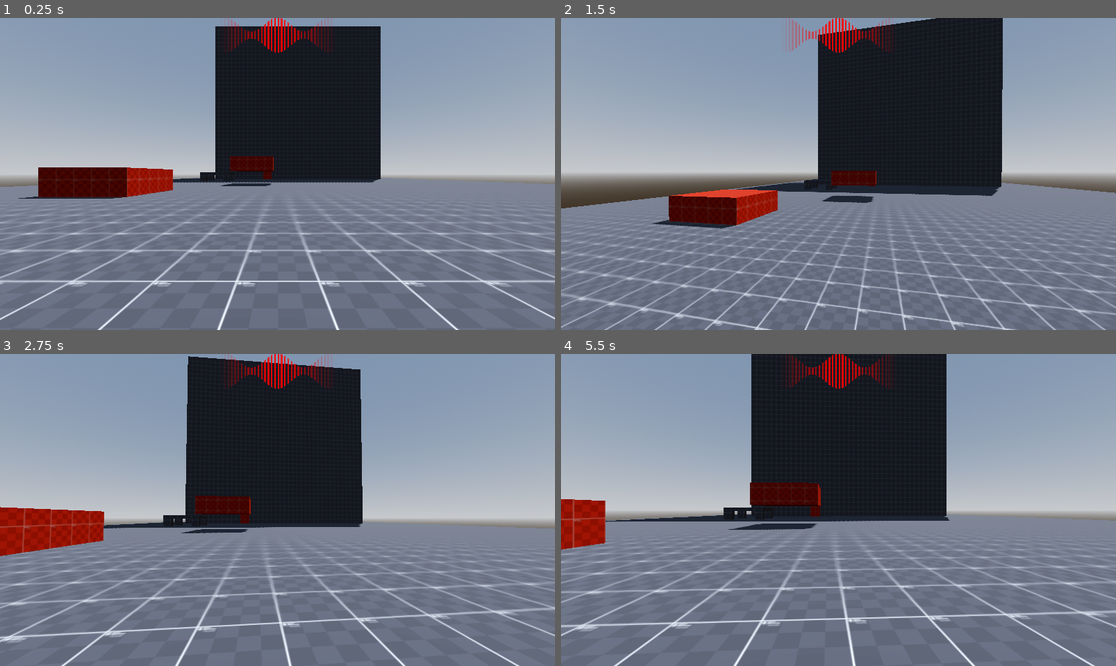
Above: before the commit, frames 1-4 (two rows, left to right).
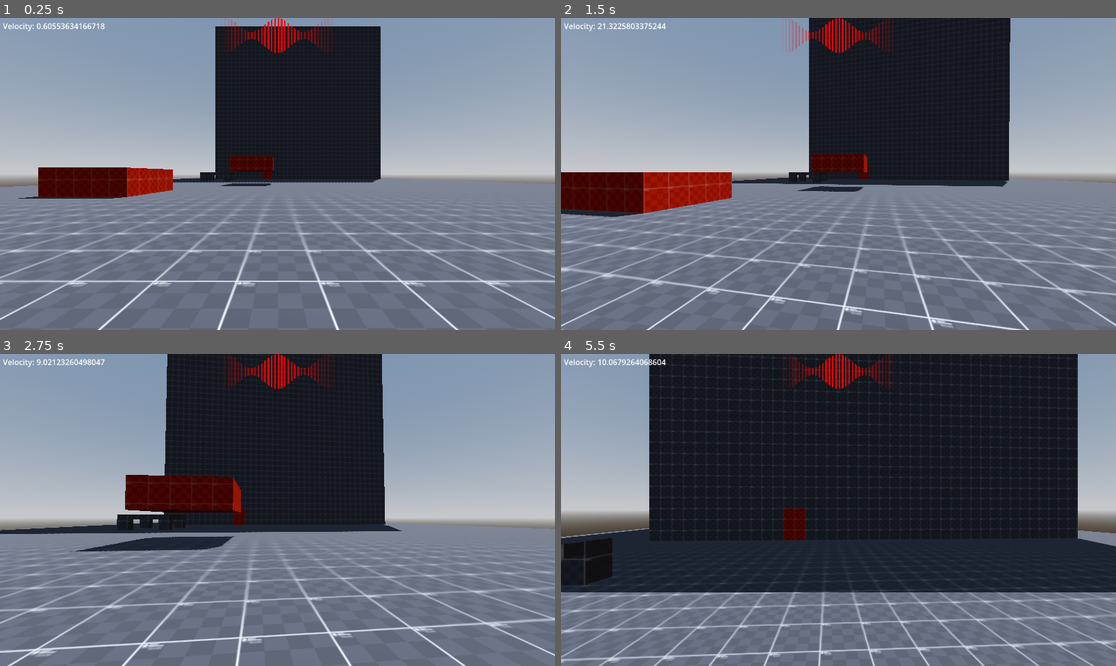
Above: after the commit, the same moments.

Repository: WasteIy/GameOff2025
Game: Godot game, scene res://Scenes/Levels/test_level.tscn
Same seed, same stepped clock (60 frames per second), same inputs: the game is played once before the commit and once after it.
Inputs (mouse positions are in pixels of both pictures, inside the frame that each line leads up to):
- Up to frame 1 (0.25 s): no input
- Up to frame 2 (1.5 s): tap Enter at 0.5 s; move the mouse to (866, 174) at 0.52 s; hold W (move_forward) from 0.53 s (still down); tap Space (jump) at 0.6, 0.77, 1.07, 1.35 s; click (866, 174) at 0.67 s; move the mouse to (810, 174) at 1.27 s
- Up to frame 3 (2.75 s): keep holding W (move_forward); tap Space (jump) at 1.52, 1.82, 2.1 s; move the mouse to (288, 503) at 2.02 s
- Up to frame 4 (5.5 s): keep holding W (move_forward); move the mouse to (832, 516) at 2.77 s; tap Space (jump) at 2.85, 3.02, 3.32, 3.6, 3.77, 4.07, 4.35, 4.52, 4.82, 5.1 s; click (832, 516) at 2.92 s; move the mouse to (877, 513) at 3.52 s; move the mouse to (794, 506) at 4.27 s; move the mouse to (844, 510) at 5.02 s; click (844, 510) at 5.17 s

The runs differ from the first frame. In frame 1, 0.2% of the frame differs, in the area x 0-59%, y 0-12%; in frame 2, 17%; in frame 3, 19%; in frame 4, 52%, in the area x 0-100%, y 0-100%.

Commit message:
InAirState + Jump

Diff:
--- a/Scenes/Player/State Machine/Curves/desired_move_speed.tres
+++ b/Scenes/Player/State Machine/Curves/desired_move_speed.tres
@@ -1,6 +1,6 @@
 [gd_resource type="Curve" format=3 uid="uid://kkhylwe26fec"]
 
 [resource]
-_limits = [0.0, 60.0, 10.0, 30.0]
-_data = [Vector2(10, 0), 0.0, 0.0, 0, 0, Vector2(30, 60), 0.0, 0.0, 0, 0]
+_limits = [10.0, 30.0, 0.0, 60.0]
+_data = [Vector2(0, 10), 0.0, 0.0, 0, 0, Vector2(60, 30), 0.0, 0.0, 0, 0]
 point_count = 2
--- a/Scenes/Player/State Machine/Curves/in_air_move_speed_curve.tres
+++ b/Scenes/Player/State Machine/Curves/in_air_move_speed_curve.tres
@@ -1,6 +1,6 @@
 [gd_resource type="Curve" format=3 uid="uid://bgv5oilo8se3k"]
 
 [resource]
-_limits = [0.0, 30.0, 3.0, 30.0]
-_data = [Vector2(3, 0), 0.0, 0.0, 0, 0, Vector2(30, 30), 0.0, 0.0, 0, 0]
+_limits = [3.0, 30.0, 0.0, 30.0]
+_data = [Vector2(0, 3), 0.0, 0.0, 0, 0, Vector2(30, 30), 0.0, 0.0, 0, 0]
 point_count = 2
--- a/Scenes/Player/State Machine/in_air_state.gd
+++ b/Scenes/Player/State Machine/in_air_state.gd
@@ -2,6 +2,67 @@
 
 var character : CharacterBody3D
 
-func enter(_character_reference):
+func enter(character_reference : CharacterBody3D):
 	print("Entrei no InAirState")
-	pass
+	character = character_reference
+
+	verifications()
+
+func verifications():
+	if character.hit_ground_cooldown != character.hit_ground_cooldown_reference: character.hit_ground_cooldown = character.hit_ground_cooldown_reference
+
+func physics_update(delta : float):
+	applies(delta)
+
+	character.apply_gravity(delta)
+
+	check_input()
+
+	check_if_floor()
+
+	move(delta)
+
+func applies(delta : float):
+	if !character.is_on_floor():
+		if character.coyote_jump_cooldown > 0.0: character.coyote_jump_cooldown -= delta
+
+func check_input():
+	if Input.is_action_just_pressed("jump"):
+		# Checa se pode dar um buffered jump
+		if character.floor_check.is_colliding() and character.last_frame_position.y > character.position.y and character.number_air_jump <= 0: character.buffered_jump_on = true
+		# Checa se pode fazer um coyote jump
+		if character.was_on_floor and character.coyote_jump_cooldown > 0.0 and character.last_frame_position.y > character.position.y:
+			character.coyote_jump_on = true
+			transitioned.emit(self, "JumpState")
+		transitioned.emit(self, "JumpState")
+
+func check_if_floor():
+	if character.is_on_floor():
+		if character.buffered_jump_on:
+			character.buffered_jump_on = true
+			character.buffered_jump_on = false
+			transitioned.emit(self, "JumpState")
+		else:
+			if character.move_direction: transitioned.emit(self, character.walk_or_run)
+			else: transitioned.emit(self, "IdleState")
+
+	if character.is_on_wall():
+		character.velocity.x = 0.0
+		character.velocity.z = 0.0
+
+func move(delta : float):
+	character.input_direction = Input.get_vector("move_left", "move_right", "move_forward", "move_backward")
+	character.move_direction = (character.camera_holder.global_basis * Vector3(character.input_direction.x, 0.0, character.input_direction.y)).normalized()
+
+	if !character.is_on_floor():
+		if character.move_direction:
+			if character.desired_move_speed < character.max_speed: character.desired_move_speed += character.bunny_hop_desired_move_speed_increase * delta
+
+			var controled_desired_move_speed : float = character.desired_move_speed_curve.sample(character.desired_move_speed)
+			var controled_in_air_move_speed : float = character.in_air_move_speed_curve.sample(character.desired_move_speed) * character.in_air_input_multiplier
+			character.velocity.x = lerp(character.velocity.x, character.move_direction.x * controled_desired_move_speed, controled_in_air_move_speed * delta)
+			character.velocity.z = lerp(character.velocity.z, character.move_direction.z * controled_desired_move_speed, controled_in_air_move_speed * delta)
+		else:
+			character.desired_move_speed = character.velocity.length()
+
+	if character.desired_move_speed >= character.max_speed: character.desired_move_speed = character.max_speed
--- a/Scenes/Player/State Machine/jump_state.gd
+++ b/Scenes/Player/State Machine/jump_state.gd
@@ -12,8 +12,6 @@
 
 
 func verifications():
-	if character.jump_cooldown < character.jump_cooldown_reference:
-		character.jump_cooldown = character.jump_cooldown_reference
 	if character.hit_ground_cooldown != character.hit_ground_cooldown:
 		character.hit_ground_cooldown = character.hit_ground_cooldown
 
@@ -27,8 +25,6 @@
 
 func applies(delta: float):
 	if !character.is_on_floor():
-		if character.jump_cooldown > 0.0:
-			character.jump_cooldown -= delta
 		if character.coyote_jump_cooldown > 0.0:
 			character.coyote_jump_cooldown -= delta
 
@@ -38,8 +34,8 @@
 
 
 func check_if_floor():
-	#if !character.is_on_floor() and character.velocity.y < 0.0:
-	#w	transitioned.emit(self, "InAirState")
+	if !character.is_on_floor() and character.velocity.y < 0.0:
+		transitioned.emit(self, "InAirState")
 
 	if character.is_on_floor():
 		if character.move_direction:
@@ -86,21 +82,18 @@
 	if !character.is_on_floor():
 		if !character.coyote_jump_on and character.number_air_jump > 0:
 			character.number_air_jump -= 1
-			character.jump_cooldown = character.jump_cooldown_reference
 			can_jump = true
 		if character.coyote_jump_on:
-			character.jump_cooldown = character.jump_cooldown_reference
 			character.coyote_jump_cooldown = -1.0 # impede outro pulo coyote imediato
 			character.coyote_jump_on = false
 			can_jump = true
 
 	# pulo no chão
 	if character.is_on_floor():
-		character.jump_cooldown = character.jump_cooldown_reference
 		can_jump = true
 
 	# jump buffering
-	if character.buffered_jump:
+	if character.buffered_jump_on:
 		character.buffered_jump = false
 		character.number_air_jump = character.number_air_jump_reference
 
--- a/Scenes/Player/player.gd
+++ b/Scenes/Player/player.gd
@@ -9,11 +9,12 @@
 @export var desired_move_speed_curve : Curve
 @export var in_air_move_speed_curve : Curve
 var desired_move_speed : float = 0.0
-
+var was_on_floor : bool
+var last_frame_position : Vector3
+var last_frame_velocity : Vector3
 
 @export_group("Jump Variables")
 @export var jump_height: float = 4.5
-@export var jump_cooldown: float = 0.5
 @export var number_air_jump : int = 1
 @export var coyote_jump_cooldown : float = 0.2
 @export var in_air_input_multiplier : float = 0.8
@@ -21,9 +22,8 @@
 @export var jump_time_to_fall : float = 0.35
 @export var hit_ground_cooldown : float = 1.0 # Quantidade de tempo que se mantém a velocidade acumulada antes de perder ela
 @onready var jump_velocity : float = (2.0 * jump_height) / jump_time_to_peak
-var jump_cooldown_reference : float
 var number_air_jump_reference: int
-var buffered_jump : bool
+var buffered_jump_on : bool
 var coyote_jump_cooldown_reference : float
 var coyote_jump_on : bool
 var hit_ground_cooldown_reference : float
@@ -35,6 +35,8 @@
 @onready var state_machine: StateMachine = $StateMachine
 @onready var collision: CollisionShape3D = $Collision
 @onready var model: MeshInstance3D = $Model
+@onready var floor_check : RayCast3D = %DownRaycast
+@onready var debug: CanvasLayer = $Debug
 
 var input_direction : Vector2
 var move_direction : Vector3
@@ -46,14 +48,25 @@
 	# Passar a referência das variáveis
 
 	hit_ground_cooldown_reference = hit_ground_cooldown
-	jump_cooldown_reference = jump_cooldown
 	number_air_jump_reference = number_air_jump
-	coyote_jump_cooldown_reference = jump_cooldown_reference
+	coyote_jump_cooldown_reference = coyote_jump_cooldown_reference
+
+	display_debug()
 
 func _physics_process(_delta: float) -> void:
+	update_properties()
 	move_and_slide()
+
 func apply_gravity(delta : float):
 	# Se o personagem vai pra cima, aplica a jump_velocity
 	# Se não, a fall-velocityw
 	if velocity.y >= 0.0: velocity.y += jump_gravity * delta
 	elif velocity.y < 0.0: velocity.y += fall_gravity * delta
+
+func update_properties():
+	last_frame_position = position
+	last_frame_velocity = velocity
+	was_on_floor = !is_on_floor()
+
+func display_debug():
+	debug.visible = true
--- a/Scenes/Player/player.tscn
+++ b/Scenes/Player/player.tscn
@@ -11,6 +11,7 @@
 [ext_resource type="Script" uid="uid://cfa7jbqogc8cl" path="res://Scenes/Player/State Machine/in_air_state.gd" id="6_0u5uq"]
 [ext_resource type="Script" uid="uid://dsi0tr6e5moq0" path="res://Scenes/Player/State Machine/walk_state.gd" id="7_jlvik"]
 [ext_resource type="Script" uid="uid://dbsgd5wkgkk8i" path="res://Scenes/Player/State Machine/jump_state.gd" id="8_gk6dx"]
+[ext_resource type="Script" uid="uid://emye2cxnaujd" path="res://Scenes/UI/debug.gd" id="12_oikmp"]
 
 [sub_resource type="CapsuleMesh" id="CapsuleMesh_tugb3"]
 
@@ -18,14 +19,16 @@
 
 [node name="Player" type="CharacterBody3D"]
 script = ExtResource("1_uvnfx")
-bunny_hop_desired_move_speed_increase = 0.0
+move_speed = 9.0
+max_speed = 50.0
+move_acceleration = 11.0
 desired_move_speed_curve = ExtResource("2_jhyir")
 in_air_move_speed_curve = ExtResource("3_74mp2")
-jump_height = 50.0
-coyote_jump_cooldown = 0.0
-in_air_input_multiplier = 0.0
-jump_time_to_peak = 1.0
-jump_time_to_fall = 0.5
+jump_height = 2.1
+coyote_jump_cooldown = 0.3
+in_air_input_multiplier = 1.0
+jump_time_to_peak = 0.34
+jump_time_to_fall = 0.28
 
 [node name="Model" type="MeshInstance3D" parent="."]
 mesh = SubResource("CapsuleMesh_tugb3")
@@ -77,3 +80,28 @@
 metadata/_custom_type_script = "uid://dbsgd5wkgkk8i"
 
 [node name="UI" parent="." instance=ExtResource("3_xpcdj")]
+
+[node name="Debug" type="CanvasLayer" parent="." node_paths=PackedStringArray("player")]
+script = ExtResource("12_oikmp")
+player = NodePath("..")
+
+[node name="Player Info" type="HBoxContainer" parent="Debug"]
+offset_left = 6.0
+offset_top = 5.0
+offset_right = 147.0
+offset_bottom = 45.0
+
+[node name="VBoxContainer" type="VBoxContainer" parent="Debug/Player Info"]
+layout_mode = 2
+
+[node name="Velocity" type="Label" parent="Debug/Player Info/VBoxContainer"]
+layout_mode = 2
+text = "Velocity:"
+
+[node name="VBoxContainer2" type="VBoxContainer" parent="Debug/Player Info"]
+layout_mode = 2
+
+[node name="VelocityLabel" type="Label" parent="Debug/Player Info/VBoxContainer2"]
+unique_name_in_owner = true
+layout_mode = 2
+text = "................"
--- a/Scenes/UI/UI_scene.tscn
+++ b/Scenes/UI/UI_scene.tscn
@@ -16,7 +16,8 @@
 anchor_left = 0.5
 anchor_right = 0.5
 offset_left = -120.0
+offset_top = 1.0
 offset_right = 120.0
-offset_bottom = 71.0
+offset_bottom = 72.0
 grow_horizontal = 2
 script = ExtResource("2_agmrd")
--- /dev/null
+++ b/Scenes/UI/debug.gd
@@ -0,0 +1,11 @@
+extends CanvasLayer
+
+@export var player : CharacterBody3D
+
+@onready var velocity_label: Label = %VelocityLabel
+
+func _process(_delta : float) -> void:
+	display()
+
+func display():
+	velocity_label.set_text(str(player.velocity.length()))
Not shown: 1 places in Scenes/Player/player.tscn that only renumber resources
Not shown, added: Scenes/UI/debug.gd.uid
